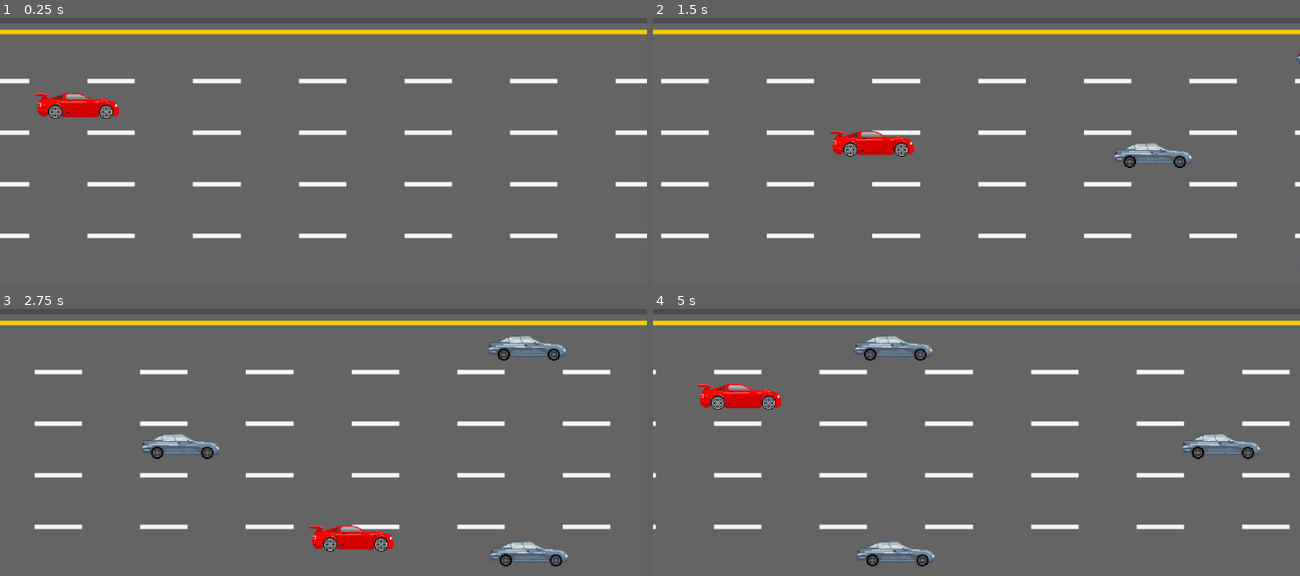
Above: before the commit, frames 1-4 (two rows, left to right).
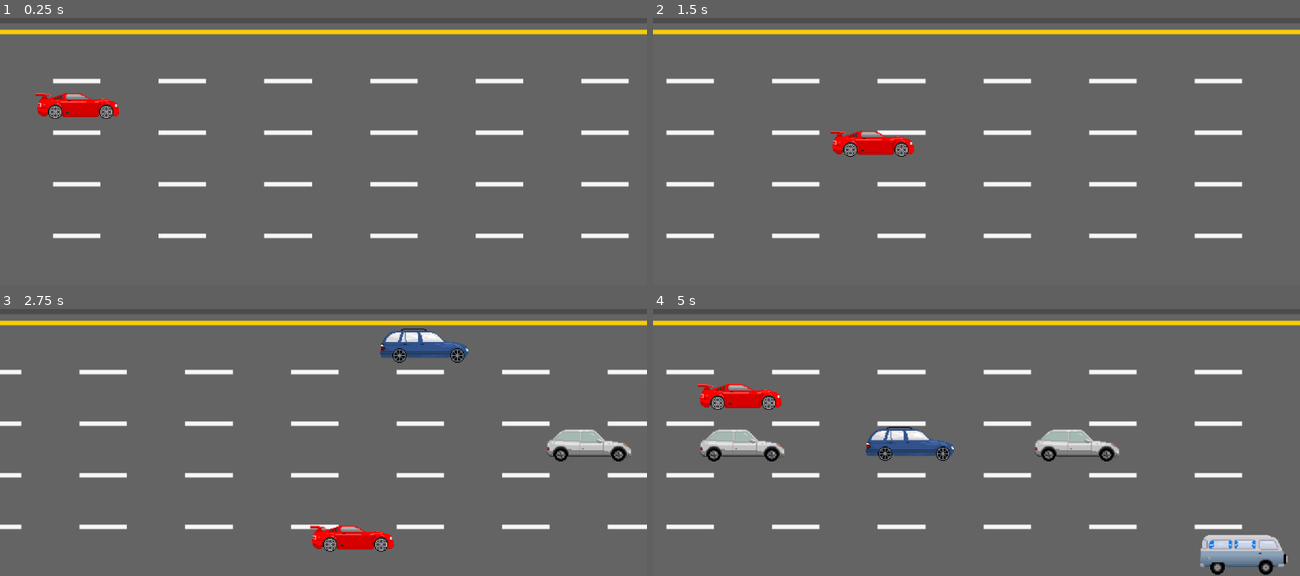
Above: after the commit, the same moments.

Repository: RayJr-Personal/game-project-wc
Game: Godot game, scene res://level1.tscn
The game is run twice, just before and just after one commit, with the same random seed, the same clock (stepped at 60 frames per second) and the same inputs.
Inputs:
- Up to frame 1 (0.25 s): no input
- Up to frame 2 (1.5 s): hold Right (move_right) 0.53-1.28 s; hold Down (move_down) from 1.28 s (still down)
- Up to frame 3 (2.75 s): release Down (move_down) at 2.03 s; hold Right (move_right) from 2.03 s (still down)
- Up to frame 4 (5 s): release Right (move_right) at 2.78 s; hold Up (move_up) 2.78-3.53 s; hold Left (move_left) from 3.53 s (still down)

The runs differ from the first frame. In frame 1, 4.9% of the frame differs, in the area x 0-100%, y 22-83%; in frame 2, 1.5%; in frame 3, 10%; in frame 4, 13%, in the area x 0-99%, y 9-100%.

Commit message:
Updated gamefiles
Updated version:
- Spawning cars at random lanes
- Spawning a set amount of cars (currently 10)
- Fixed previous version's bug - cars were moving faster if they spawned on the same lane because all cars were using the same lane's offset attribute: two cars means two _process functions playing with the offset. The fix was to give each car instance its own PathFollow2D (thanks to a forum post)

Next steps:
- Completing the boost mechanic, where the player will stop boosting if the boost bar is depleted. Also adding a boost bar on display.
- Player hitbox is too small - will be adjusted in the next update.
- Adding parallax background on top of the road.
- Drawing a barrier on top of the road.
- Adding a countdown timer before the game begins.

Bugs:
- Cars can spawn right next to each other, if timed properly.
- Player can move outside of the viewable window.

Diff:
--- a/gamefiles/Car.tscn
+++ b/gamefiles/Car.tscn
@@ -1,7 +1,6 @@
-[gd_scene load_steps=4 format=2]
+[gd_scene load_steps=3 format=2]
 
 [ext_resource path="res://car.gd" type="Script" id=1]
-[ext_resource path="res://resources/cars/spr_bluecar_0.png" type="Texture" id=2]
 
 [sub_resource type="RectangleShape2D" id=1]
 extents = Vector2( 57.7281, 10.599 )
@@ -9,9 +8,10 @@
 [node name="Car" type="KinematicBody2D"]
 script = ExtResource( 1 )
 
-[node name="Sprite" type="Sprite" parent="."]
-scale = Vector2( 0.489, 0.489 )
-texture = ExtResource( 2 )
-
 [node name="CollisionShape2D" type="CollisionShape2D" parent="."]
 shape = SubResource( 1 )
+
+[node name="Timer" type="Timer" parent="."]
+wait_time = 5.0
+
+[connection signal="timeout" from="Timer" to="." method="_ready"]
--- a/gamefiles/EventHandler.gd
+++ b/gamefiles/EventHandler.gd
@@ -1,15 +1,41 @@
 extends Node2D
 
-var parent
+const CAR_COUNT = 10
+
 var Car = preload("res://Car.tscn")
-var current_car
+var car1 = preload("res://resources/cars/spr_bluecar_0.png")
+var car2 = preload("res://resources/cars/spr_camper_0.png")
+var car3 = preload("res://resources/cars/spr_estatecar_0.png")
+var car4 = preload("res://resources/cars/spr_rally_0.png")
+var car5 = preload("res://resources/cars/spr_silvercar_0.png")
+var car6 = preload("res://resources/cars/spr_van_0.png")
+
+var cars = [car1, car2, car3, car4, car5, car6]
 
 func add_car():
-	var lane_number = str(randi() % 5 + 1)
-	print(lane_number)
-	parent = get_node("Lane" + lane_number + "/PathFollow2D")
-	current_car = Car.instance()
-	parent.add_child(current_car)
+	for i in range(0, CAR_COUNT):
+
+		var cs = Sprite.new()
+		var car_type = randi() % 5
+		cs.texture = cars[car_type]
+		cs.scale = Vector2(0.500, 0.500)
+
+		var ci = Car.instance()
+		ci.add_child(cs)
+
+		var timer = Timer.new()
+		timer.set_wait_time(0.75)
+		timer.set_one_shot(true)
+		self.add_child(timer)
+		timer.start()
+		yield(timer, "timeout")
+
+		var path_follow = PathFollow2D.new()
+		path_follow.add_child(ci)
+
+		var lane_number = str(randi() % 5 + 1)
+		var parent = get_node("Lane" + lane_number)
+		parent.add_child(path_follow)
 
 # Called when the node enters the scene tree for the first time.
 func _ready():
@@ -19,6 +45,4 @@
 
 # Called every frame. 'delta' is the elapsed time since the previous frame.
 func _process(delta):
-	#print(str(randi() % 5 + 1))
-	if (parent.get_offset() == 0.0):
-		add_car()
+	pass
--- a/gamefiles/RoadScroll.gd
+++ b/gamefiles/RoadScroll.gd
@@ -12,7 +12,7 @@
 	roadPosition = get_offset()
 
 func _process(delta):
-	speed_multiplier = 0.5
+	speed_multiplier = 0.75
 	if (Input.is_action_pressed("speed_up")):
 		speed_multiplier = speed_multiplier * boost
 	roadPosition.x -= (SCROLL_SPEED * speed_multiplier)
--- a/gamefiles/car.gd
+++ b/gamefiles/car.gd
@@ -1,7 +1,7 @@
 class_name Car
 extends KinematicBody2D
 
-const CAR_SPEED = 200
+const CAR_SPEED = 350
 var boost
 export var is_running = false
 onready var path = get_parent()
@@ -11,6 +11,7 @@
 # Called when the node enters the scene tree for the first time.
 func _ready():
 	is_running = true
+	path.unit_offset = 1
 
 
 # Called every frame. 'delta' is the elapsed time since the previous frame.
@@ -19,3 +20,15 @@
 	if (Input.is_action_pressed("speed_up")):
 		boost = 2.2
 	path.offset -= CAR_SPEED * boost * delta
+	if (path.unit_offset < 0.01):
+
+		var old_lane = path.get_parent()
+		old_lane.remove_child(path)
+		var root = old_lane.get_parent()
+
+		var lane_number = str(randi() % 5 + 1)
+		var new_lane = root.get_node("Lane" + lane_number)
+		new_lane.add_child(path)
+
+		path.unit_offset = 1
+		print("here")
--- a/gamefiles/level1.tscn
+++ b/gamefiles/level1.tscn
@@ -40,33 +40,18 @@
 position = Vector2( 0, 78 )
 curve = SubResource( 2 )
 
-[node name="PathFollow2D" type="PathFollow2D" parent="Lane1"]
-position = Vector2( -136.58, 158.37 )
-
 [node name="Lane2" type="Path2D" parent="."]
 position = Vector2( 0, 156 )
 curve = SubResource( 2 )
-
-[node name="PathFollow2D" type="PathFollow2D" parent="Lane2"]
-position = Vector2( -136.58, 158.37 )
 
 [node name="Lane3" type="Path2D" parent="."]
 position = Vector2( 0, 234 )
 curve = SubResource( 2 )
 
-[node name="PathFollow2D" type="PathFollow2D" parent="Lane3"]
-position = Vector2( -136.58, 158.37 )
-
 [node name="Lane4" type="Path2D" parent="."]
 position = Vector2( 0, 320 )
 curve = SubResource( 2 )
 
-[node name="PathFollow2D" type="PathFollow2D" parent="Lane4"]
-position = Vector2( -136.58, 158.37 )
-
 [node name="Lane5" type="Path2D" parent="."]
 position = Vector2( 0, 405 )
 curve = SubResource( 2 )
-
-[node name="PathFollow2D" type="PathFollow2D" parent="Lane5"]
-position = Vector2( -136.58, 158.37 )
